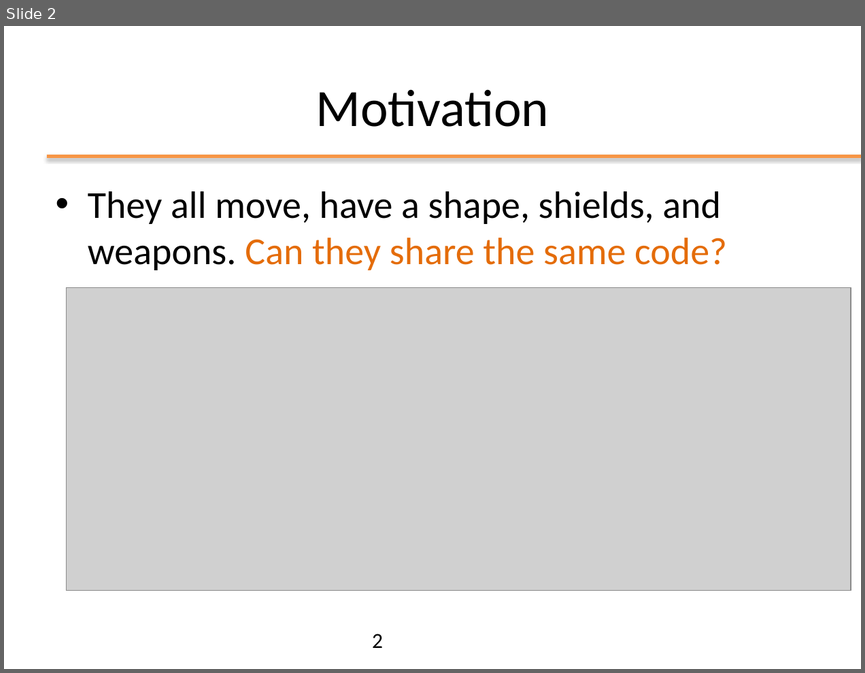
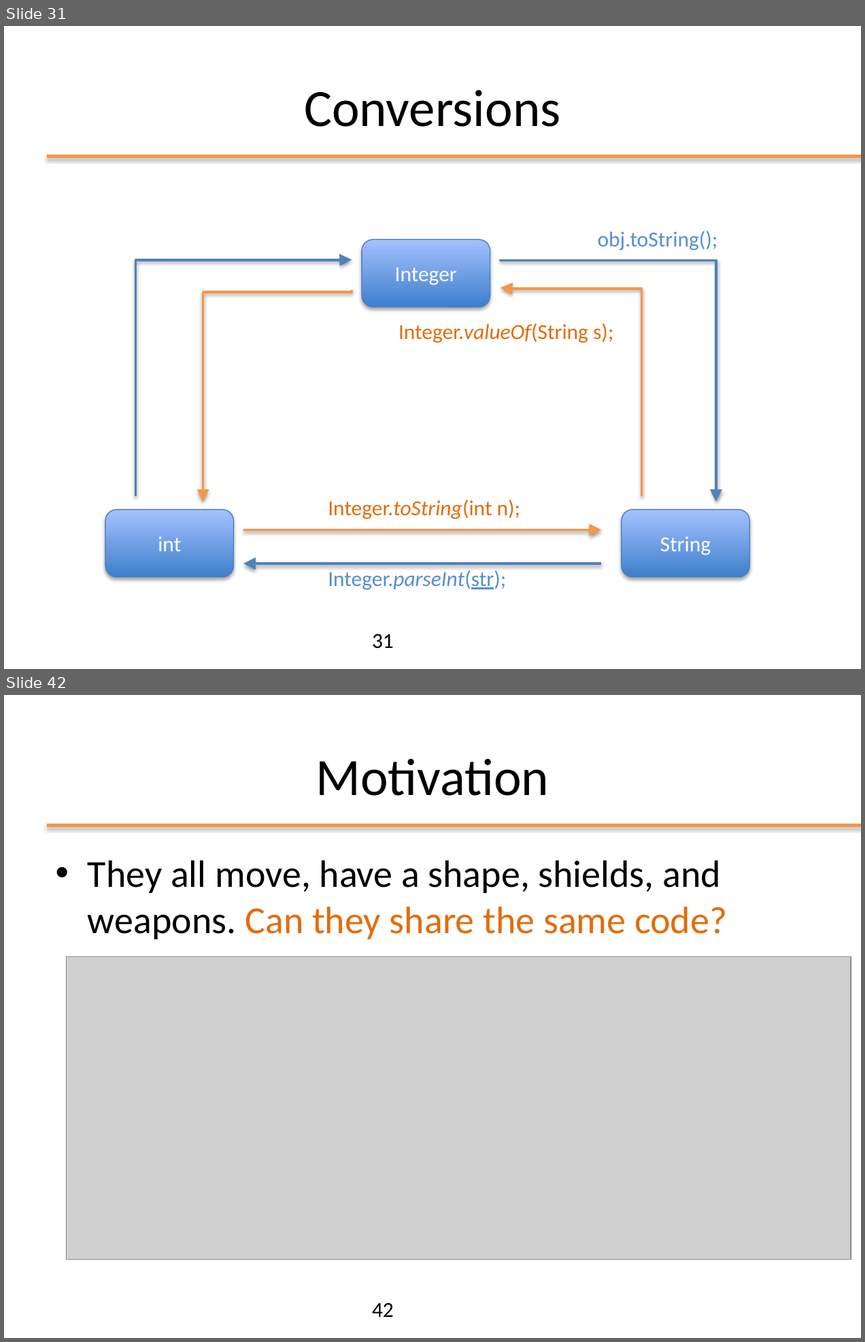
Before and after one commit to nbicocchi/ooprogramming, a slide deck: java/slides/ppt/03 - Java Object Oriented.pptx. Shown one above the other, each under a label of ours: slide 2 before the commit, slides 31 and 42 after it; the slides between them are not shown. The pictures are 865x673 and 865x1342 pixels, drawn with LibreOffice and Linux fonts; fonts in the diff are those of the drawing; grey boxes stand for pictures; background and template pictures are left out. Boxes give left, top, right and bottom in pixels: in the first picture for what was removed or moved away, otherwise in the second. Text is boxed around its words. In the diff, an @@ line names an element or a change of style, - is before the commit and + after.

```diff
--- a/java/slides/ppt/03 - Java Object Oriented.pptx
+++ b/java/slides/ppt/03 - Java Object Oriented.pptx
@@ slide 31 added at (x1=4, y1=26, x2=861, y2=669), background #FFFFFF; not listed: 1 template element that a slide beside it also shows @@
@@ title added at (x1=304, y1=90, x2=561, y2=127), 44 pt, text #000000 @@
+Conversions
@@ rounded rectangle added at (x1=362, y1=240, x2=491, y2=307), fill gradient #3F80CE to #A4C4FF, outline #4B7EBC 0.75 pt, 18 pt, text #FFFFFF @@
+Integer
@@ text added at (x1=598, y1=231, x2=718, y2=250), 18 pt, text #558ED5 @@
+obj.toString();
@@ elbow arrow added from (136, 495) to (352, 260), #4F81BD 2 pt @@
@@ elbow arrow added from (500, 260) to (716, 501), #4F81BD 2 pt @@
@@ elbow arrow added from (352, 290) to (203, 501), #F79646 2 pt @@
@@ elbow arrow added from (641, 495) to (500, 287), #F79646 2 pt @@
@@ text added at (x1=398, y1=323, x2=613, y2=343), 18 pt, text #E46C0A @@
+Integer.valueOf(String s);
@@ rounded rectangle added at (x1=105, y1=509, x2=234, y2=577), fill gradient #3F80CE to #A4C4FF, outline #4B7EBC 0.75 pt, 18 pt, text #FFFFFF @@
+int
@@ text added at (x1=328, y1=499, x2=520, y2=519), 18 pt, text #E46C0A @@
+Integer.toString(int n);
@@ rounded rectangle added at (x1=621, y1=509, x2=749, y2=577), fill gradient #3F80CE to #A4C4FF, outline #4B7EBC 0.75 pt, 18 pt, text #FFFFFF @@
+String
@@ arrow added from (244, 530) to (601, 530), #F79646 2 pt @@
@@ arrow added from (601, 563) to (244, 563), #4F81BD 2 pt @@
@@ text added at (x1=328, y1=570, x2=506, y2=590), 18 pt, text #558ED5 @@
+Integer.parseInt(str);
@@ page number added at (x1=372, y1=633, x2=394, y2=648), 18 pt, text #000000 @@
+31
@@ what was slide 2 is now slide 42 @@
@@ page number at (x1=372, y1=1302, x2=394, y2=1317): text changed @@
-2
+42
```
Also in this commit, not shown: 1 slide changed, 39 other slides added, 3 other files.
